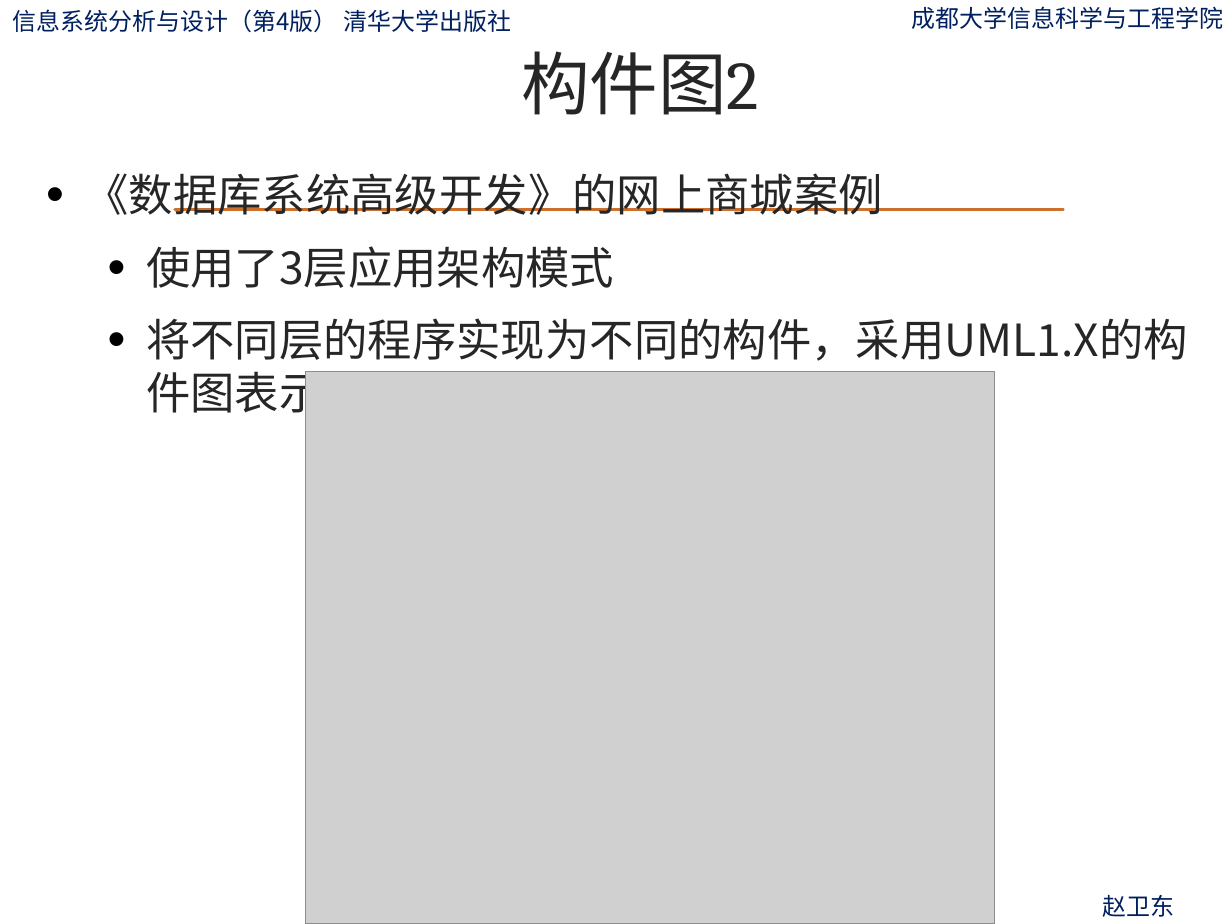
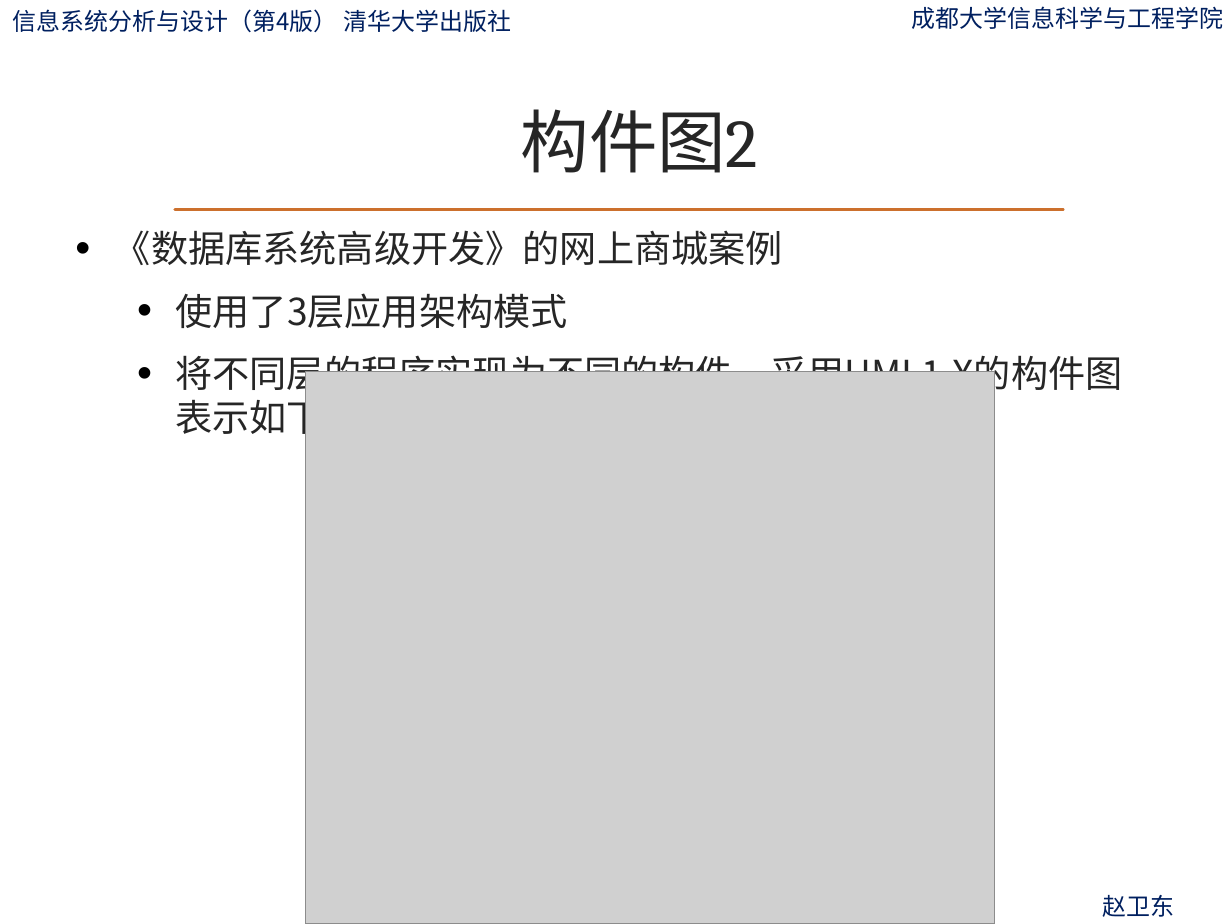
Before and after one commit to ylfagh/is_analysis-1, a slide deck: slide 42 of ppt/第10章-系统总体设计.pptx. Drawn at 1232x924 pixels with LibreOffice and Linux fonts; fonts in the diff are those of the drawing; grey boxes stand for pictures; background and template pictures are left out. Boxes give left, top, right and bottom in pixels: in the first picture for what was removed or moved away, otherwise in the second. Text is boxed around its words. In the diff, an @@ line names an element or a change of style, - is before the commit and + after.

```diff
--- a/ppt/第10章-系统总体设计.pptx
+++ b/ppt/第10章-系统总体设计.pptx
@@ title "构件图2": place and size @@
-title "构件图2" at (522,51,759,115)
+title "构件图2" at (521,109,758,173)
@@ text "《数据库系统高级开发》的网上商城案例": place and size @@
-text "《数据库系统高级开发》的网上商城案例" at (85,173,1187,361)
+text "《数据库系统高级开发》的网上商城案例" at (114,230,1123,397)
@@ text "《数据库系统高级开发》的网上商城案例" at (114,230,1123,397): size 25.9 to 21.7 pt @@
```
Also in this commit, not shown: 188 other slides changed, 1 slide added.
